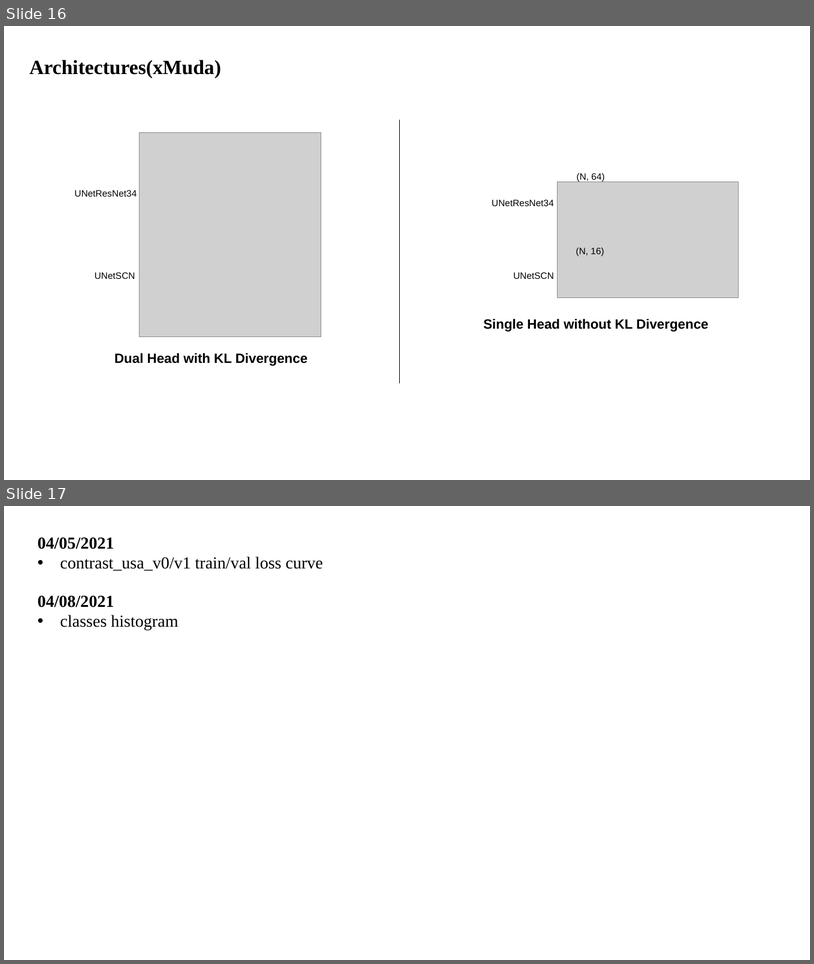
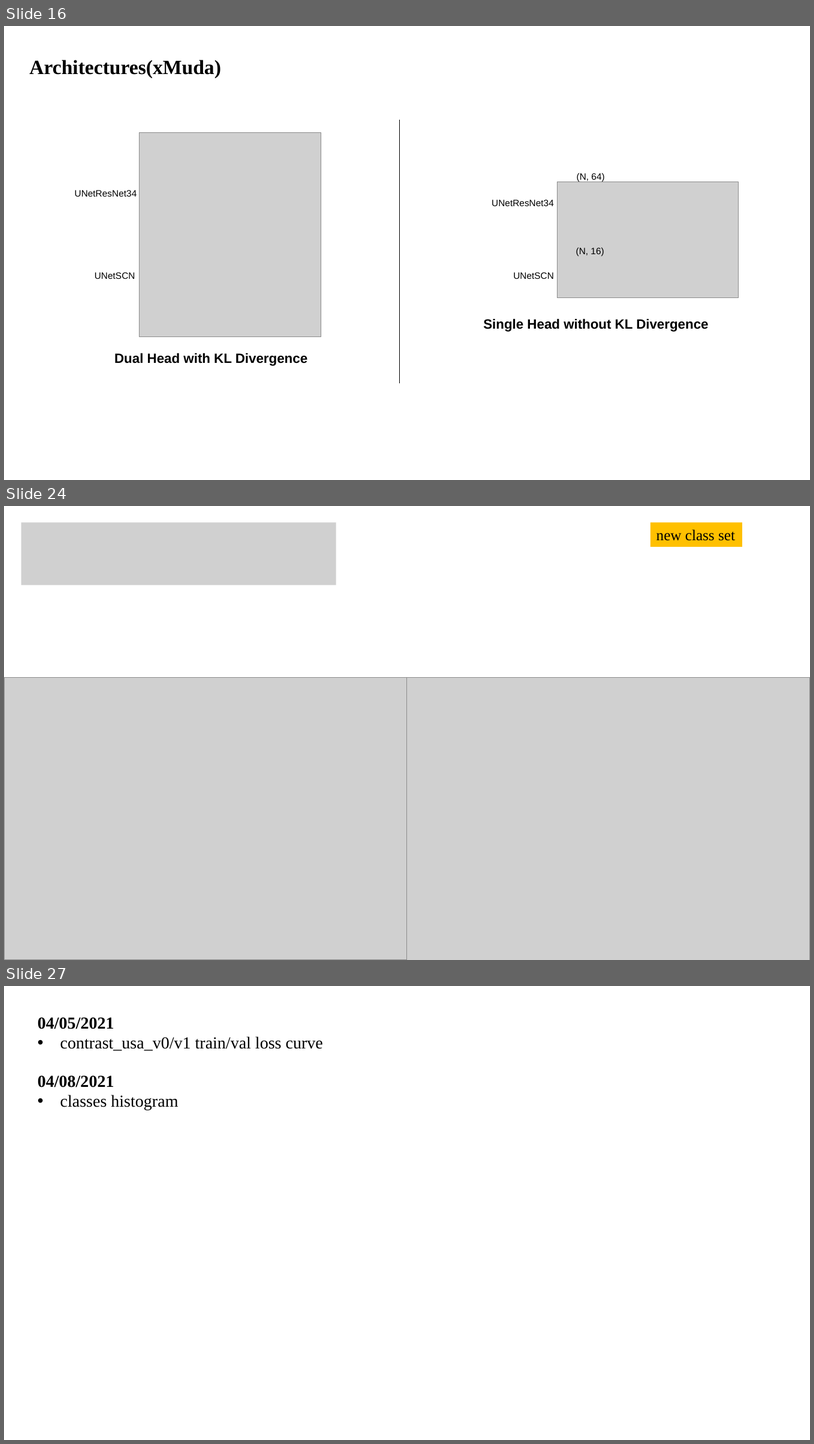
Before and after one commit to XYHC-MMDA/Multi-modal-Multi-task-DA, a slide deck: demo/latest.pptx. Shown one above the other, each under a label of ours: slides 16 and 17 before the commit, slides 16, 24 and 27 after it; the slides between them are not shown. The pictures are 814x964 and 814x1444 pixels, drawn with LibreOffice and Linux fonts; fonts in the diff are those of the drawing; grey boxes stand for pictures. Boxes give left, top, right and bottom in pixels: in the first picture for what was removed or moved away, otherwise in the second. Text is boxed around its words. In the diff, an @@ line names an element or a change of style, - is before the commit and + after.

```diff
--- a/demo/latest.pptx
+++ b/demo/latest.pptx
@@ slide 24 added at [4, 506, 810, 960], background #FFFFFF @@
@@ picture added at [21, 522, 336, 585] @@
@@ rectangle added at [651, 522, 743, 547], fill #FFC000, 18 pt, text #000000 @@
+new class set
@@ picture added at [4, 677, 408, 960] @@
@@ picture added at [408, 677, 810, 960] @@
@@ what was slide 17 is now slide 27 @@
```
Also in this commit, not shown: 2 slides changed, 9 other slides added, 9 other files.
